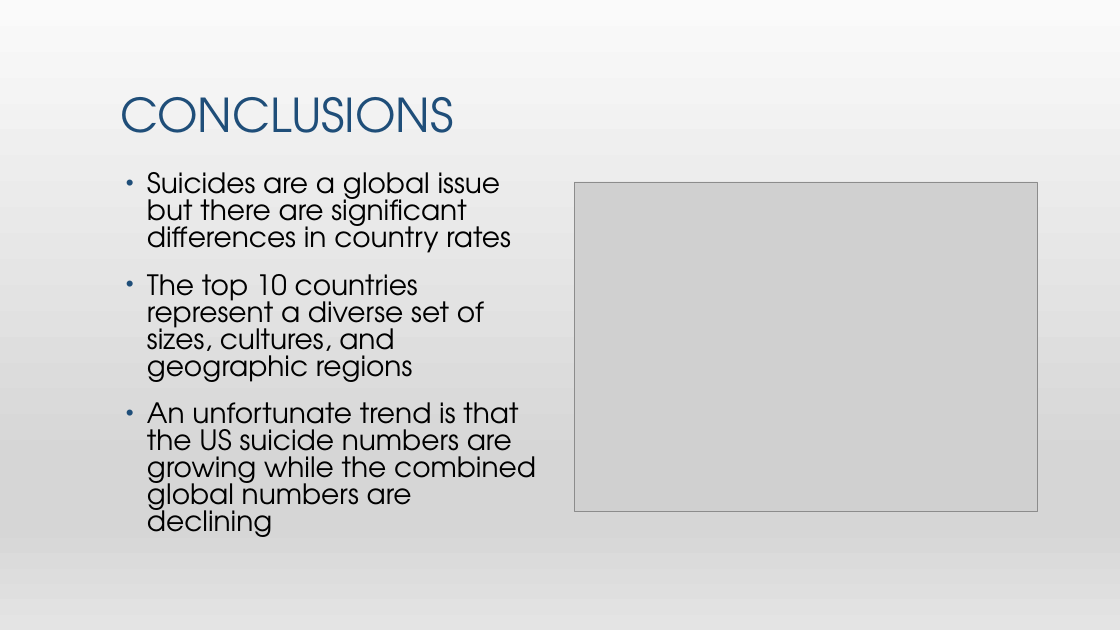
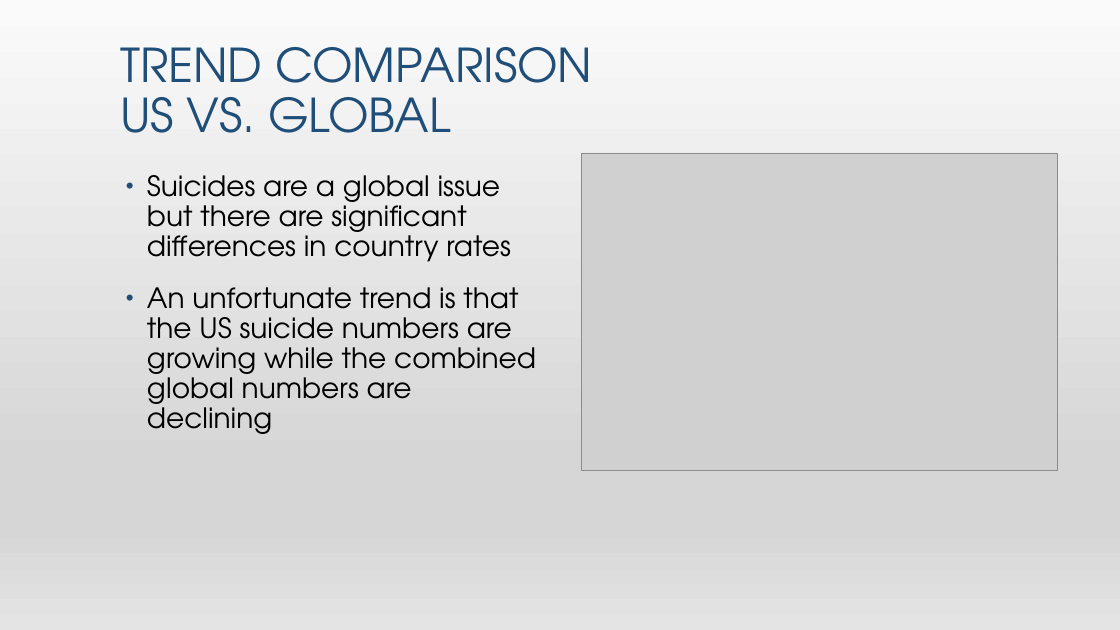
Before and after one commit to Nishadows/Project_A_Repo, a slide deck: slide 16 of Global Suicide Research Project.pptx (slide 18 before the commit). Drawn at 1120x630 pixels with LibreOffice and Linux fonts; fonts in the diff are those of the drawing; grey boxes stand for pictures. Boxes give left, top, right and bottom in pixels: in the first picture for what was removed or moved away, otherwise in the second. Text is boxed around its words. In the diff, an @@ line names an element or a change of style, - is before the commit and + after.

```diff
--- a/Global Suicide Research Project.pptx
+++ b/Global Suicide Research Project.pptx
@@ title at box(120, 47, 593, 133): text changed @@
-CONCLUSIONS
+TREND COMPARISON
+US VS. GLOBAL
@@ text "Suicides are a global issue ..." at box(147, 175, 536, 434): line spacing 0.8 to 0.9 @@
@@ picture: place and size @@
-picture at box(574, 182, 1037, 512)
+picture at box(581, 153, 1057, 471)
@@ text at box(147, 274, 484, 382): paragraph removed @@
-• The top 10 countries represent a diverse set of sizes, cultures, and geographic regions
```
Also in this commit, not shown: 11 other slides changed, 3 slides added, 2 slides removed.
